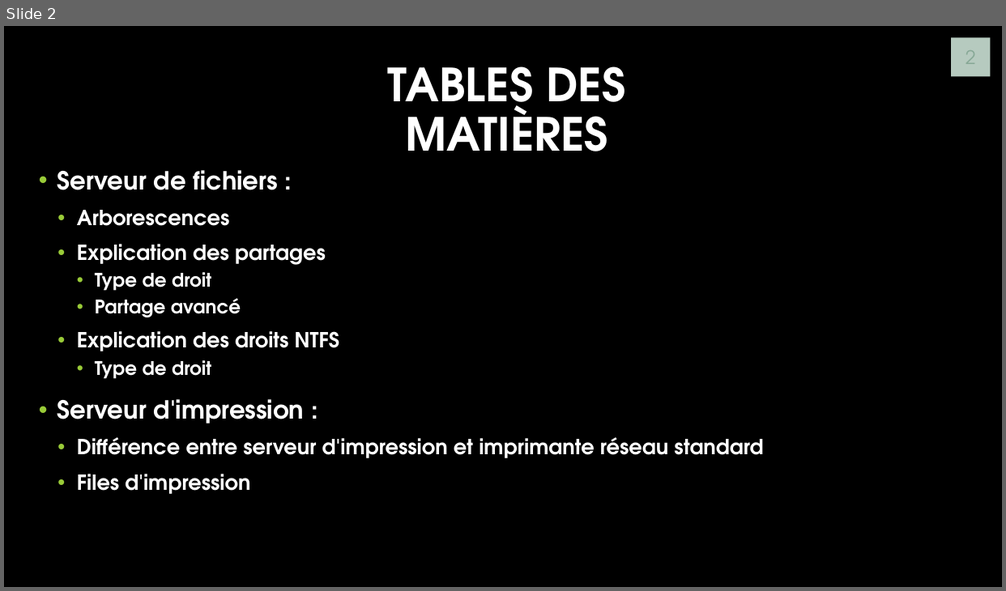
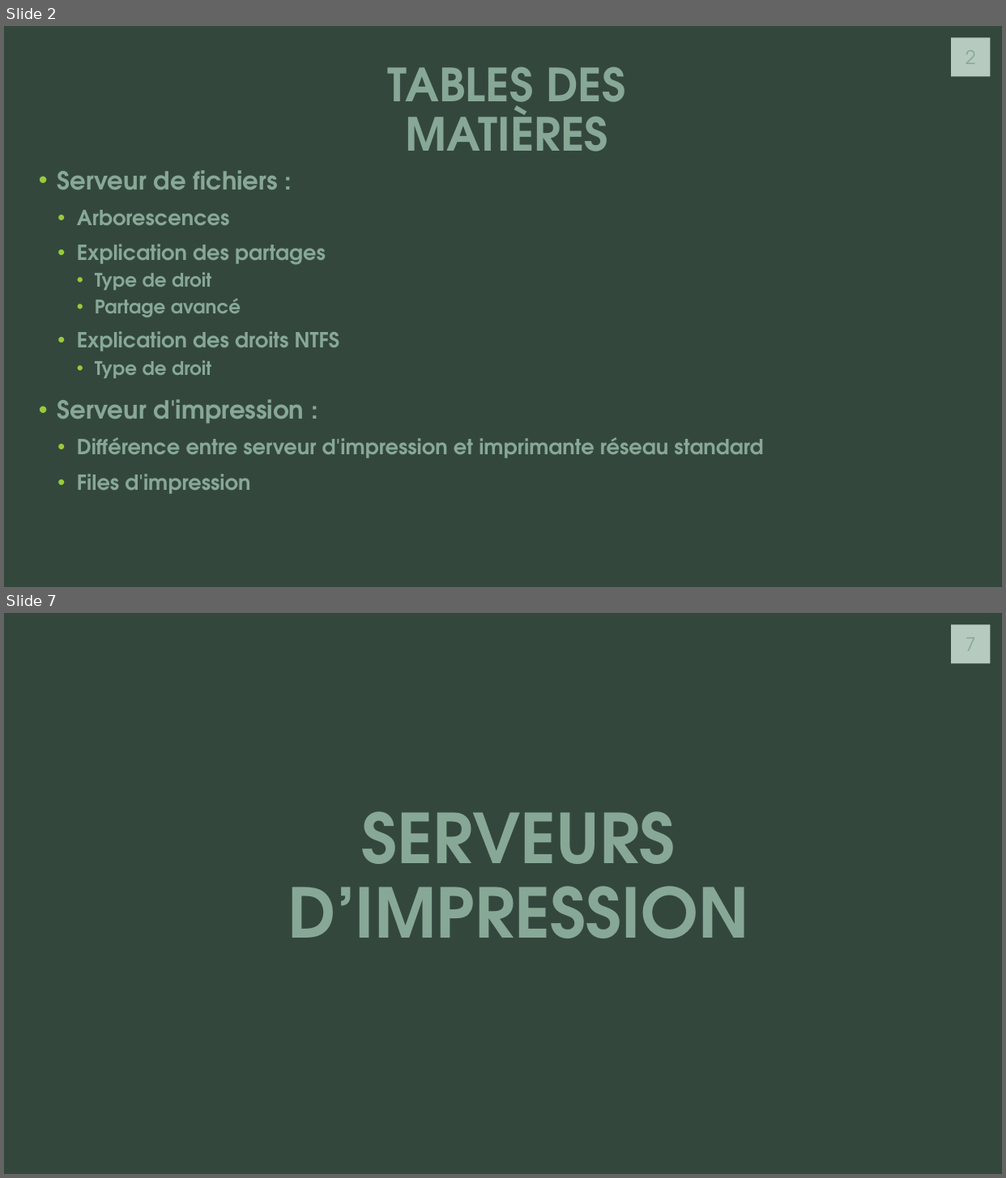
Before and after one commit to J0rg321/Serveur_Fichiers_ICT-123, a slide deck: SERVEUR ET FICHIERS D’IMPRESSION.pptx. Shown one above the other, each under a label of ours: slide 2 before the commit, slides 2 and 7 after it; the slides between them are not shown. The pictures are 1006x591 and 1006x1178 pixels, drawn with LibreOffice and Linux fonts; fonts in the diff are those of the drawing; background and template pictures are left out. Boxes give left, top, right and bottom in pixels: in the first picture for what was removed or moved away, otherwise in the second. Text is boxed around its words. In the diff, an @@ line names an element or a change of style, - is before the commit and + after.

```diff
--- a/SERVEUR ET FICHIERS D’IMPRESSION.pptx
+++ b/SERVEUR ET FICHIERS D’IMPRESSION.pptx
@@ slide 7 added at box(4, 613, 1002, 1174), background #34473D; not listed: 1 template element that a slide beside it also shows @@
@@ title added at box(288, 811, 749, 939), 66 pt, text #87A896, bold @@
+SERVEURS D’IMPRESSION
@@ slide 2 changed as well @@
@@ background picture (left out) to #34473D @@
@@ title "TABLES DES MATIÈRES" at box(388, 66, 625, 152): text colour #FFFFFF to #87A896 @@
@@ text "Serveur de fichiers :" at box(57, 170, 763, 494): text colour #FFFFFF to #87A896 @@
```
Also in this commit, not shown: 1 other slide changed, 5 other slides added, 3 slides removed.
